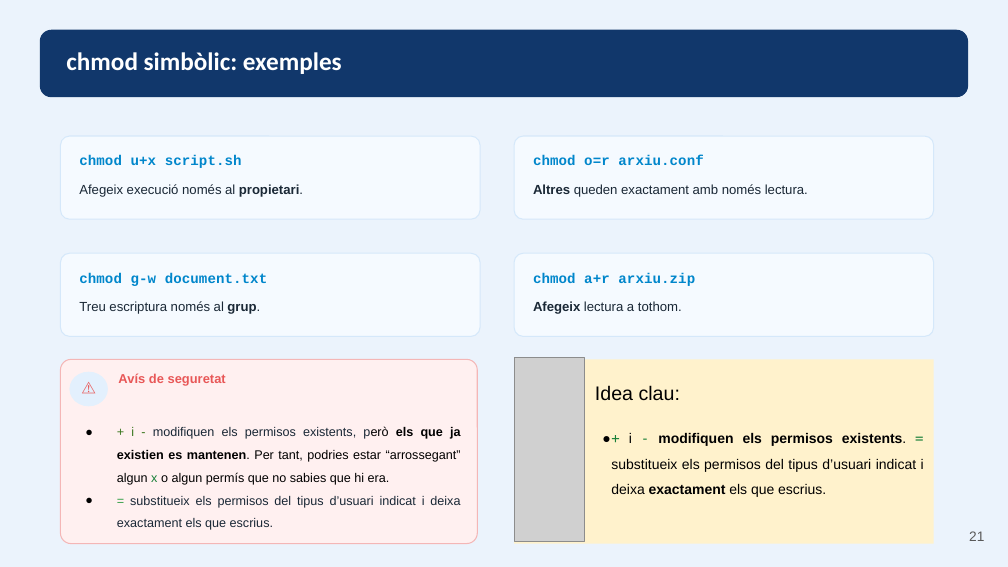
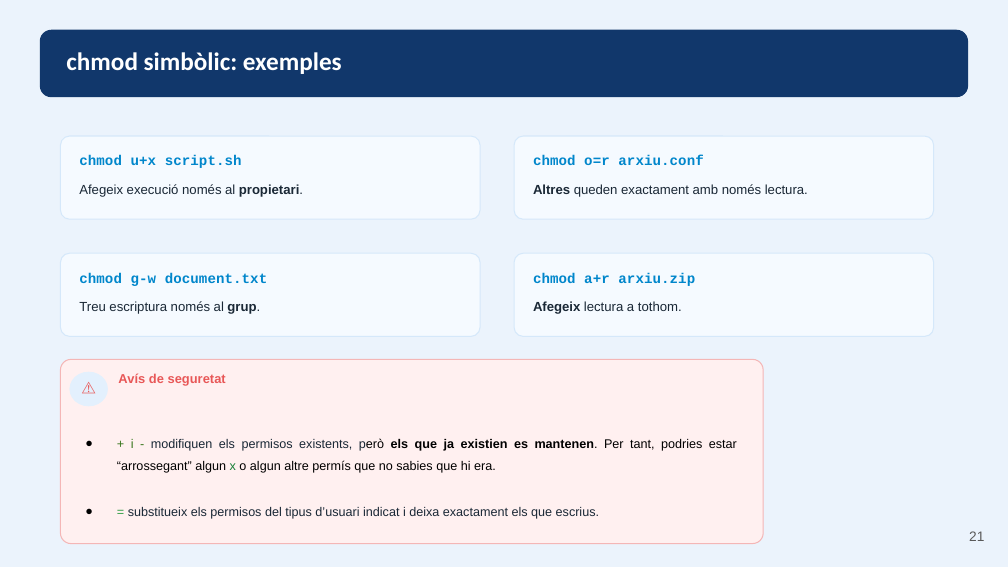
Before and after one commit to ejgutierrez74/smx-seguretat-informatica, a slide deck: slide 21 of materials-ra1/part-v.pptx. Drawn at 1008x567 pixels with LibreOffice and Linux fonts; fonts in the diff are those of the drawing; grey boxes stand for pictures. Boxes give left, top, right and bottom in pixels: in the first picture for what was removed or moved away, otherwise in the second. Text is boxed around its words. In the diff, an @@ line names an element or a change of style, - is before the commit and + after.

```diff
--- a/materials-ra1/part-v.pptx
+++ b/materials-ra1/part-v.pptx
@@ picture removed at box(514, 357, 585, 541) @@
@@ rounded rectangle: place and size @@
-rounded rectangle at box(60, 360, 478, 544)
+rounded rectangle at box(60, 360, 763, 544)
@@ rectangle removed at box(514, 360, 933, 544) @@
-Idea clau:
-● + i - modifiquen els permisos existents. = substitueix els permisos del tipus d’usuari indicat i deixa exactament els que escrius.
@@ text at box(117, 438, 737, 473): text changed @@
-● + i - modifiquen els permisos existents, però els que ja existien es mantenen. Per tant, podries estar “arrossegant” algun x o algun permís que no sabies que hi era.
+● + i - modifiquen els permisos existents, però els que ja existien es mantenen. Per tant, podries estar “arrossegant” algun x o algun altre permís que no sabies que hi era.
```
Also in this commit, not shown: 10 other slides changed, 16 other files.
